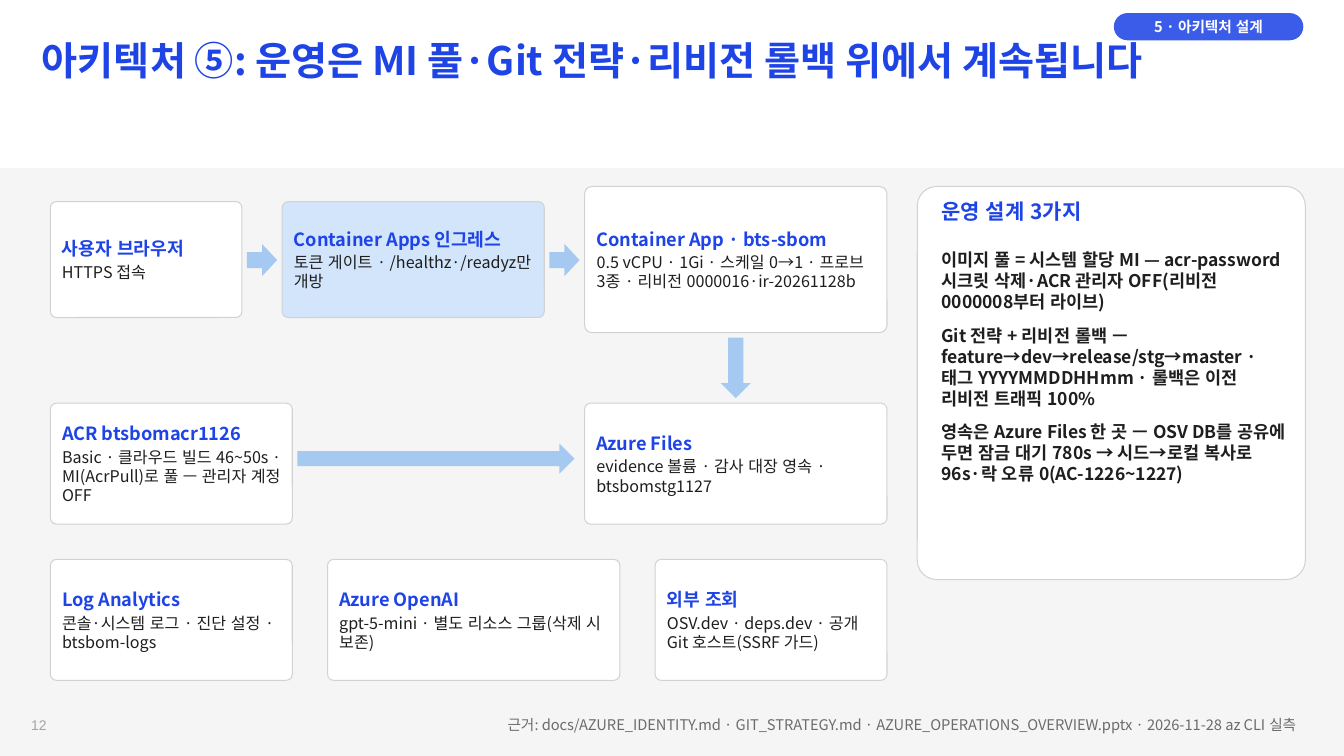
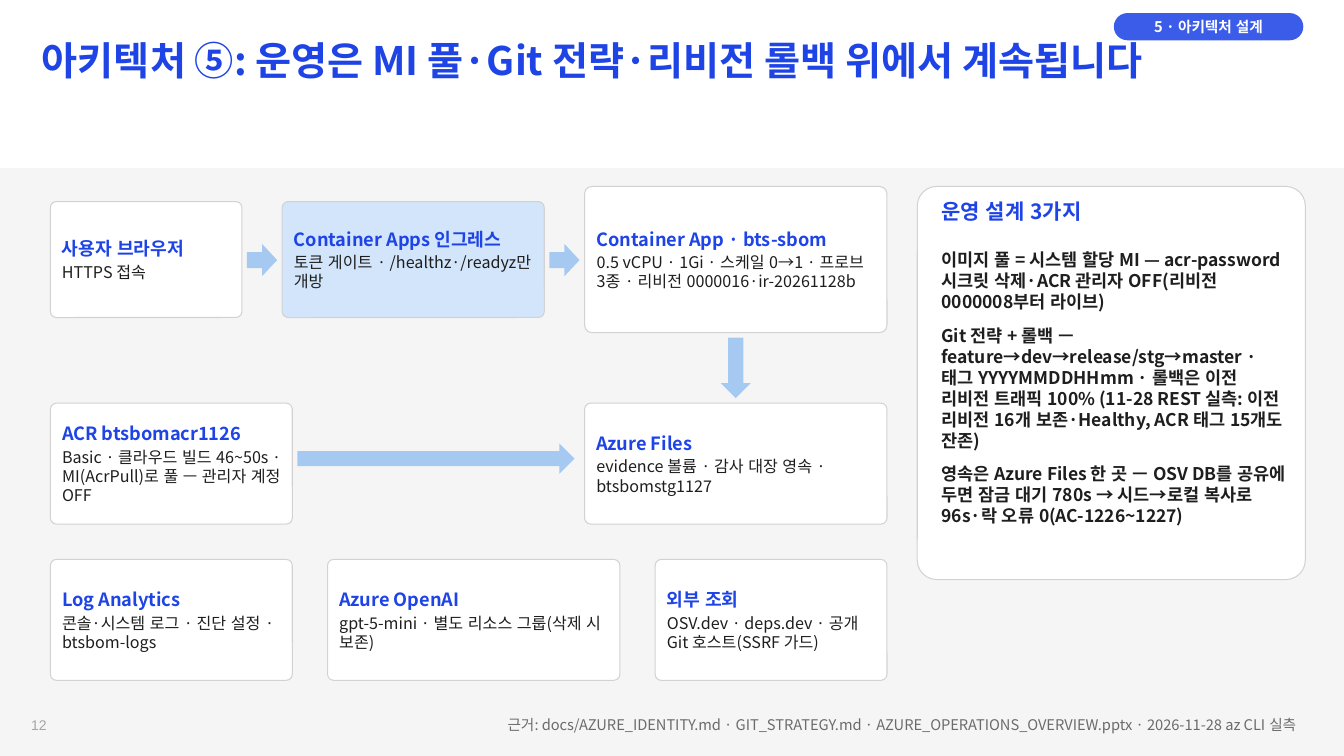
Before and after one commit to Jack-Hwang/beyondthesecurity-sbom, a slide deck: slide 12 of docs/BTS-SBOM_1-6주차_종합_과제.pptx. Drawn at 1344x756 pixels with LibreOffice and Linux fonts; fonts in the diff are those of the drawing. Boxes give left, top, right and bottom in pixels: in the first picture for what was removed or moved away, otherwise in the second. Text is boxed around its words. In the diff, an @@ line names an element or a change of style, - is before the commit and + after.

```diff
--- a/docs/BTS-SBOM_1-6주차_종합_과제.pptx
+++ b/docs/BTS-SBOM_1-6주차_종합_과제.pptx
@@ text at (x1=941, y1=327, x2=1283, y2=451): text changed @@
-Git 전략 + 리비전 롤백 — feature→dev→release/stg→master · 태그 YYYYMMDDHHmm · 롤백은 이전 리비전 트래픽 100%
+Git 전략 + 롤백 — feature→dev→release/stg→master · 태그 YYYYMMDDHHmm · 롤백은 이전 리비전 트래픽 100% (11-28 REST 실측: 이전 리비전 16개 보존·Healthy, ACR 태그 15개도 잔존)
```
Also in this commit, not shown: 2 other slides changed, 1 other file.
